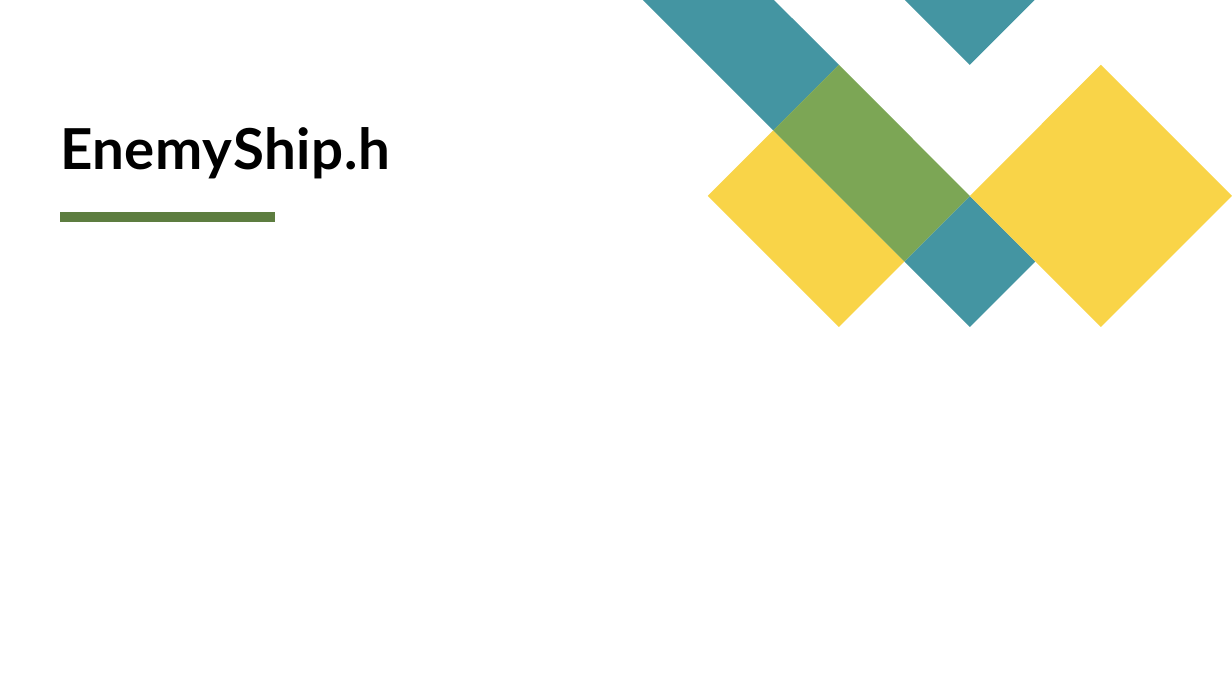
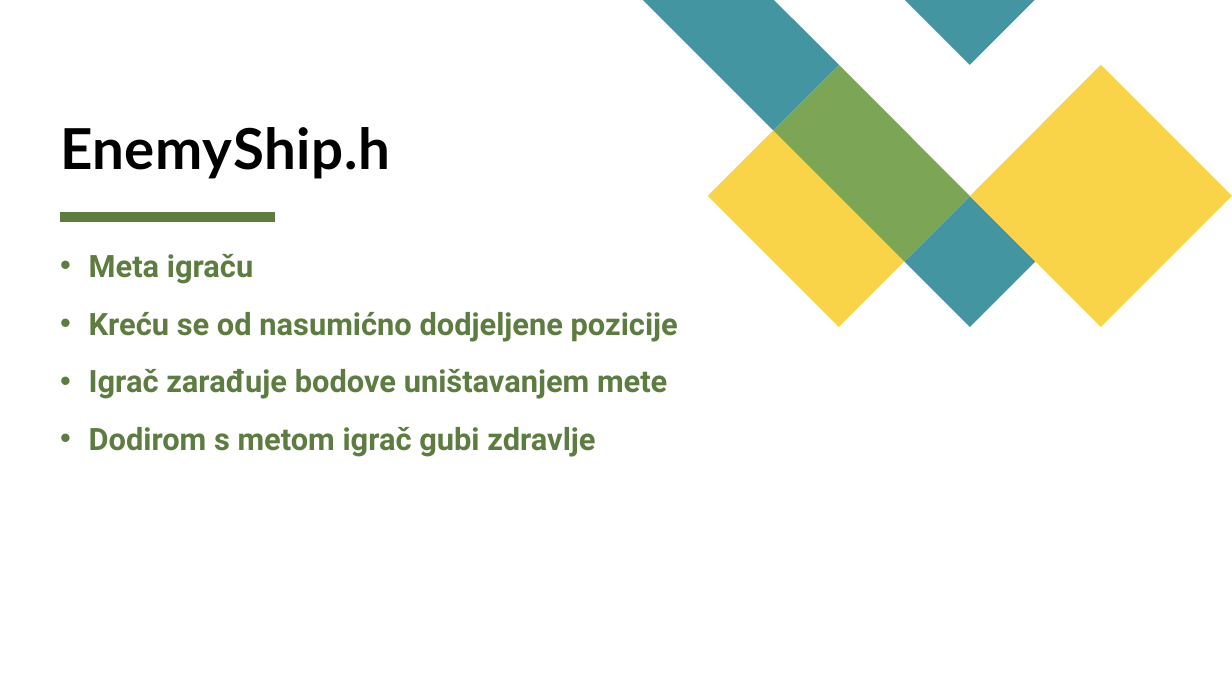
Before and after one commit to MGRUBI2/Arduino-Space-invader, a slide deck: slide 7 of Space invader.pptx. Drawn at 1232x693 pixels with LibreOffice and Linux fonts; fonts in the diff are those of the drawing. Boxes give left, top, right and bottom in pixels: in the first picture for what was removed or moved away, otherwise in the second. Text is boxed around its words. In the diff, an @@ line names an element or a change of style, - is before the commit and + after.

```diff
--- a/Space invader.pptx
+++ b/Space invader.pptx
@@ text added at bbox=[89, 254, 678, 457], 24 pt, text #5D7D40, bold @@
+• Meta igraču
+• Kreću se od nasumićno dodjeljene pozicije
+• Igrač zarađuje bodove uništavanjem mete
+• Dodirom s metom igrač gubi zdravlje
```
Also in this commit, not shown: 2 slides added.
